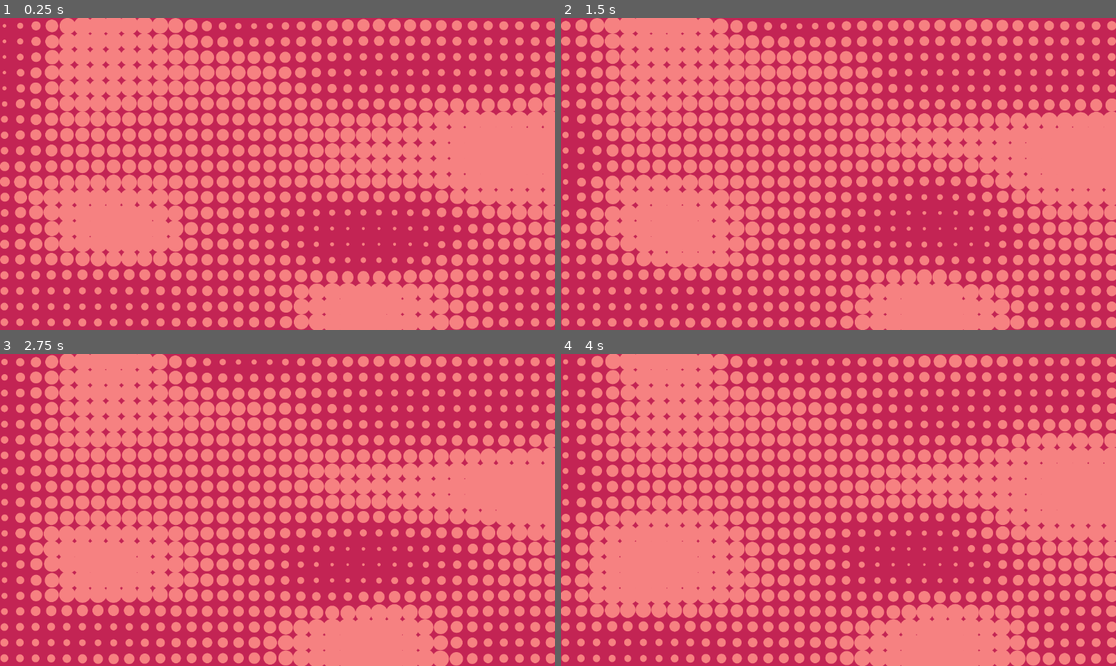
Above: before the commit, frames 1-4 (two rows, left to right).
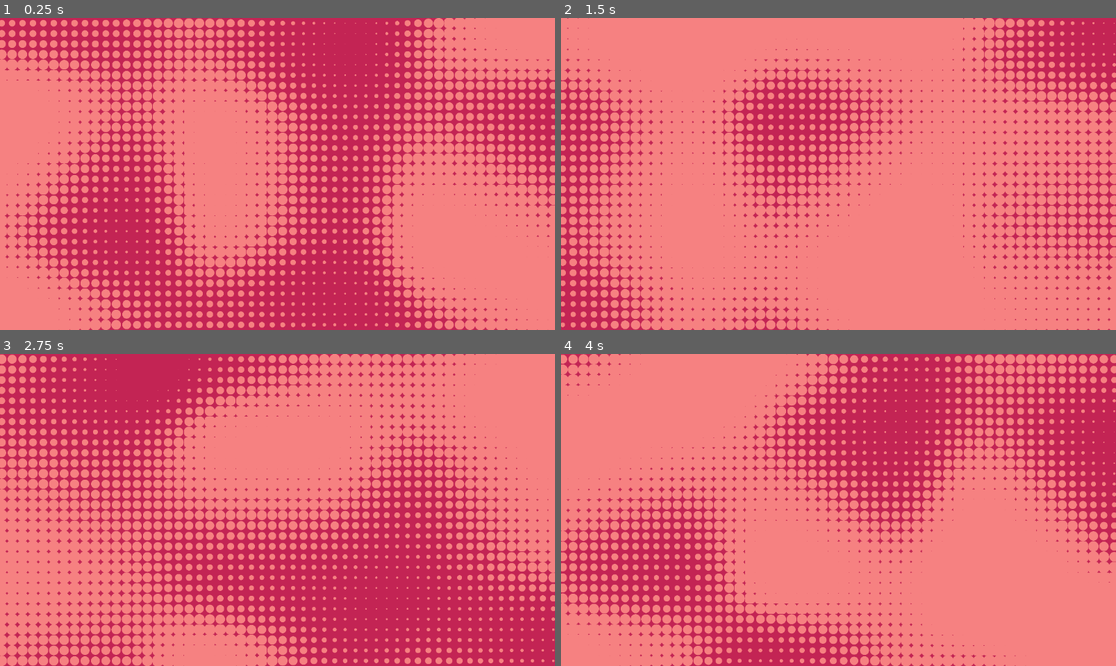
Above: after the commit, the same moments.

Repository: Neo-Ciber94/gdshaders_patterns
Game: Godot game, scene res://background.tscn
Same seed, same stepped clock (60 frames per second), same inputs: the game is played once before the commit and once after it.
Inputs (mouse positions are in pixels of both pictures, inside the frame that each line leads up to):
- Up to frame 1 (0.25 s): no input
- Up to frame 2 (1.5 s): move the mouse to (960, 158) at 0.52 s; move the mouse to (727, 189) at 1.27 s
- Up to frame 3 (2.75 s): move the mouse to (333, 441) at 2.02 s
- Up to frame 4 (4 s): move the mouse to (810, 572) at 2.77 s; move the mouse to (1005, 556) at 3.52 s

The runs differ from the first frame. In frame 1, 57% of the frame differs, in the area x 0-100%, y 0-100%; in frame 2, 49%; in frame 3, 55%; in frame 4, 52%.

Commit message:
Add halftone noise shader

Diff:
--- a/background.tscn
+++ b/background.tscn
@@ -1,17 +1,20 @@
 [gd_scene load_steps=4 format=3 uid="uid://dmj5hb7v3evsu"]
 
-[ext_resource type="Shader" uid="uid://e4n2ix0isic" path="res://shaders/halftone_domain_warping.gdshader" id="1_i7s6n"]
+[ext_resource type="Shader" uid="uid://e4n2ix0isic" path="res://shaders/halftone_pnoise.gdshader" id="1_i7s6n"]
 [ext_resource type="Script" uid="uid://bsu161m8fcsol" path="res://background.gd" id="2_i7s6n"]
 
 [sub_resource type="ShaderMaterial" id="ShaderMaterial_xehqc"]
 shader = ExtResource("1_i7s6n")
 shader_parameter/bg_color = Color(0.7647059, 0.14117648, 0.32941177, 1)
 shader_parameter/fg_color = Color(0.9647059, 0.5058824, 0.5058824, 1)
-shader_parameter/tiles = 20.000000298024
-shader_parameter/radius = 0.7999999821184
-shader_parameter/intensity_edge = 0.5
-shader_parameter/intensity_blend = 0.25
-shader_parameter/speed = Vector2(0.05, 0.05)
+shader_parameter/tiles = 30.000000447036
+shader_parameter/radius = 0.999999977648
+shader_parameter/blend = 2.0
+shader_parameter/noise_seed = 0
+shader_parameter/noise_size = 4.0
+shader_parameter/noise_speed = 2.0000000298024
+shader_parameter/noise_interpolation = 2
+shader_parameter/antialising_amount = 10.0
 
 [node name="Background" type="ColorRect"]
 material = SubResource("ShaderMaterial_xehqc")
--- a/shaders/halftone_domain_warping.gdshader
+++ b/shaders/halftone_domain_warping.gdshader
@@ -17,9 +17,7 @@
 }
 
 float random (in vec2 st) {
-    return fract(sin(dot(st.xy,
-                         vec2(12.9898,78.233)))
-                 * 43758.5453123);
+    return fract(sin(dot(st.xy, vec2(12.9898,78.233))) * 43758.5453123);
 }
 
 // 2D Noise based on Morgan McGuire @morgan3d
@@ -44,6 +42,74 @@
     return mix(a, b, u.x) +
             (c - a)* u.y * (1.0 - u.x) +
             (d - b) * u.x * u.y;
+}
+
+
+vec2 randomGradient(vec2 p) {
+  p = p + 0.5;
+  float x = dot(p, vec2(123.4, 234.5));
+  float y = dot(p, vec2(234.5, 345.6));
+  vec2 gradient = vec2(x, y);
+  gradient = sin(gradient);
+  gradient = gradient * 43758.5453;
+
+  // part 4.5 - update noise function with time
+  gradient = sin(gradient + TIME);
+  return gradient;
+
+  //gradient = sin(gradient);
+  //return gradient;
+}
+
+vec2 cubic(vec2 p) {
+  return p * p * (3.0 - p * 2.0);
+}
+
+vec2 quintic(vec2 p) {
+  return p * p * p * (10.0 + p * (-15.0 + p * 6.0));
+}
+
+float pnoise(in vec2 uv) {
+  vec2 gridId = floor(uv);
+  vec2 gridUv = fract(uv);
+
+  // part 2.1 - start by finding the coords of grid corners
+  vec2 bl = gridId + vec2(0.0, 0.0);
+  vec2 br = gridId + vec2(1.0, 0.0);
+  vec2 tl = gridId + vec2(0.0, 1.0);
+  vec2 tr = gridId + vec2(1.0, 1.0);
+
+  // part 2.2 - find random gradient for each grid corner
+  vec2 gradBl = randomGradient(bl);
+  vec2 gradBr = randomGradient(br);
+  vec2 gradTl = randomGradient(tl);
+  vec2 gradTr = randomGradient(tr);
+
+
+  // part 3.2 - find distance from current pixel to each grid corner
+  vec2 distFromPixelToBl = gridUv - vec2(0.0, 0.0);
+  vec2 distFromPixelToBr = gridUv - vec2(1.0, 0.0);
+  vec2 distFromPixelToTl = gridUv - vec2(0.0, 1.0);
+  vec2 distFromPixelToTr = gridUv - vec2(1.0, 1.0);
+
+  // part 4.1 - calculate the dot products of gradients + distances
+  float dotBl = dot(gradBl, distFromPixelToBl);
+  float dotBr = dot(gradBr, distFromPixelToBr);
+  float dotTl = dot(gradTl, distFromPixelToTl);
+  float dotTr = dot(gradTr, distFromPixelToTr);
+
+  // part 4.4 - smooth out gridUvs
+  // gridUv = smoothstep(0.0, 1.0, gridUv);
+   //gridUv = cubic(gridUv);
+  gridUv = quintic(gridUv);
+
+  // part 4.2 - perform linear interpolation between 4 dot products
+  float b = mix(dotBl, dotBr, gridUv.x);
+  float t = mix(dotTl, dotTr, gridUv.x);
+  float perlin = mix(b, t, gridUv.y);
+
+  // part 4.3 - display perlin noise
+  return perlin;
 }
 
 const int NUM_OCTAVES = 8;
@@ -121,13 +187,12 @@
 	vec2 fract_uv = fract(grid) - vec2(0.5);
 
   	vec2 cell_uv = (cell + 0.5) / tiles;
-
-    float t = TIME * 1.25;
-    vec2 base = UV * 4.0;              // base sampling scale
-   	vec2 w = warp_field(base, t);      // warped offset
-    float intensity = fbm2(base + w);  // final ripple field ✨
-
-	float r = radius * intensity;
+	const float edge2 = 2.0;
+	cell_uv = smoothstep(vec2(-edge2), vec2(edge2), cell_uv);
+
+    float intensity = pnoise(cell_uv * 4.0);
+
+	float r = radius * 0.5 + radius * intensity;
 	float dist = sdCircle(fract_uv, r);
 
 	const float aa_amount = 10.0;
@@ -135,4 +200,5 @@
 	float d = smoothstep(-aa_amount, aa_amount, dist / delta.y);
 	vec4 color = mix(fg_color, bg_color, d);
 	COLOR = color;
-}
+	//COLOR = vec4(cell_uv.x, cell_uv.y, 0.0, 1.0);
+}
--- /dev/null
+++ b/shaders/halftone_pnoise.gdshader
@@ -0,0 +1,123 @@
+shader_type canvas_item;
+
+group_uniforms Colors;
+uniform vec4 bg_color: source_color = vec4(0.0, 0.0, 0.0, 1.0);
+uniform vec4 fg_color: source_color = vec4(1.0);
+
+group_uniforms Tiles;
+uniform float tiles: hint_range(0.0, 500.0, 0.1) = 20.0;
+uniform float radius: hint_range(0.0, 1.0, 0.01) = 0.25;
+uniform float blend: hint_range(0.0, 10.0, 0.1) = 2.0;
+
+group_uniforms Noise;
+uniform int noise_seed = 0;
+uniform float noise_size: hint_range(0.0, 100.0, 0.1) = 4.0;
+uniform float noise_speed: hint_range(0.0, 100.0, 0.1) = 1.0;
+uniform int noise_interpolation: hint_enum("None", "Smoothstep", "Cubic", "Quintic") = 2;
+
+group_uniforms Antialising;
+uniform float antialising_amount: hint_range(0.0, 100.0, 0.1) = 10.0;
+
+float sdCircle(vec2 p, float r){
+    return length(p) - r;
+}
+
+// https://github.com/SuboptimalEng/shader-tutorials/blob/main/05-perlin-noise/shader.frag
+vec2 randomGradient(vec2 p) {
+  p = p + float(noise_seed);
+  float x = dot(p, vec2(123.4, 234.5));
+  float y = dot(p, vec2(234.5, 345.6));
+  vec2 gradient = vec2(x, y);
+  gradient = sin(gradient);
+  gradient = gradient * 43758.5453;
+
+  // update noise function with time
+  gradient = sin(gradient + TIME * noise_speed);
+  return gradient;
+}
+
+vec2 cubic(vec2 p) {
+  return p * p * (3.0 - p * 2.0);
+}
+
+vec2 quintic(vec2 p) {
+  return p * p * p * (10.0 + p * (-15.0 + p * 6.0));
+}
+
+float pnoise(in vec2 uv) {
+  vec2 gridId = floor(uv);
+  vec2 gridUv = fract(uv);
+
+  // start by finding the coords of grid corners
+  vec2 bl = gridId + vec2(0.0, 0.0);
+  vec2 br = gridId + vec2(1.0, 0.0);
+  vec2 tl = gridId + vec2(0.0, 1.0);
+  vec2 tr = gridId + vec2(1.0, 1.0);
+
+  // find random gradient for each grid corner
+  vec2 gradBl = randomGradient(bl);
+  vec2 gradBr = randomGradient(br);
+  vec2 gradTl = randomGradient(tl);
+  vec2 gradTr = randomGradient(tr);
+
+  // find distance from current pixel to each grid corner
+  vec2 distFromPixelToBl = gridUv - vec2(0.0, 0.0);
+  vec2 distFromPixelToBr = gridUv - vec2(1.0, 0.0);
+  vec2 distFromPixelToTl = gridUv - vec2(0.0, 1.0);
+  vec2 distFromPixelToTr = gridUv - vec2(1.0, 1.0);
+
+  // calculate the dot products of gradients + distances
+  float dotBl = dot(gradBl, distFromPixelToBl);
+  float dotBr = dot(gradBr, distFromPixelToBr);
+  float dotTl = dot(gradTl, distFromPixelToTl);
+  float dotTr = dot(gradTr, distFromPixelToTr);
+
+  // smooth out gridUvs
+  switch (noise_interpolation) {
+	case 1:
+		gridUv = smoothstep(0.0, 1.0, gridUv);
+	case 2:
+		gridUv = cubic(gridUv);
+	case 3:
+		gridUv = quintic(gridUv);
+	default:
+		break;
+	}
+
+  // perform linear interpolation between 4 dot products
+  float b = mix(dotBl, dotBr, gridUv.x);
+  float t = mix(dotTl, dotTr, gridUv.x);
+  float perlin = mix(b, t, gridUv.y);
+
+  // return perlin noise
+  return perlin;
+}
+
+void fragment() {
+	vec2 uv = UV;
+	vec2 delta = fwidth(uv);
+	float aspect_ratio = delta.y / delta.x;
+
+	uv -= vec2(0.5);
+	uv.x *= aspect_ratio;
+
+	vec2 grid = uv * tiles;
+    vec2 cell = floor(grid);
+	vec2 fract_uv = fract(grid) - vec2(0.5);
+  	vec2 cell_uv = (cell + 0.5) / tiles;
+
+	// smooth the uv to avoid hard edges
+	cell_uv = smoothstep(vec2(-blend), vec2(blend), cell_uv);
+
+    float intensity = pnoise(cell_uv * noise_size);
+
+	float r = radius * 0.5 + radius * intensity;
+	float dist = sdCircle(fract_uv, r);
+
+	float aa = fwidth(dist);
+	float d = smoothstep(-antialising_amount, antialising_amount, dist / delta.y);
+	vec4 color = mix(fg_color, bg_color, d);
+
+	COLOR = color;
+	//COLOR = vec4(cell_uv.x, cell_uv.y, 0.0, 1.0);
+}
Not shown, changed: shaders/halftone_domain_warping.gdshader.uid
Not shown, added: shaders/halftone_pnoise.gdshader.uid
